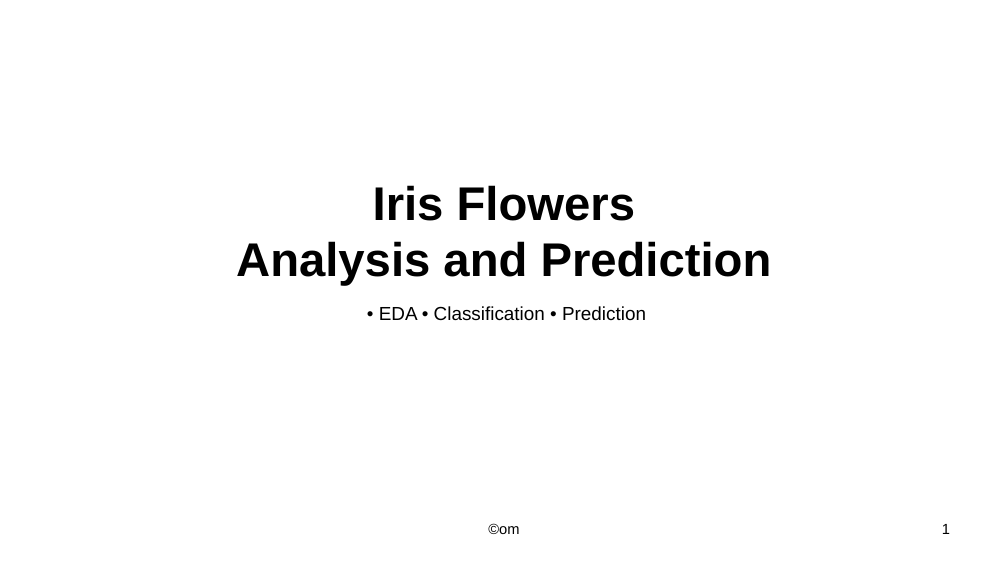
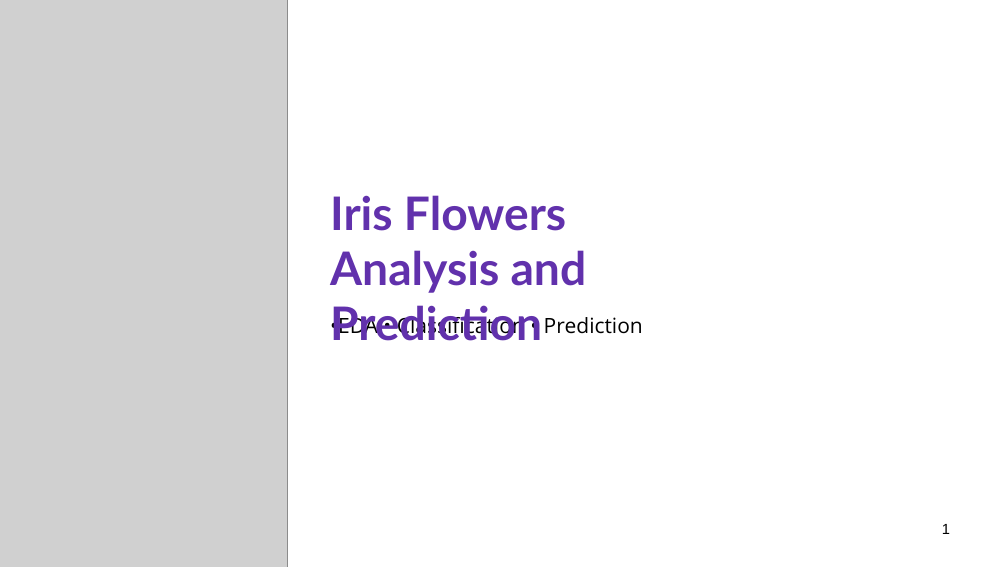
Before and after one commit to iData1011/data-analysis-projects, a slide deck: slide 1 of EDA-iris/slide/slide-iris.pptx. Drawn at 1008x567 pixels with LibreOffice and Linux fonts; fonts in the diff are those of the drawing; grey boxes stand for pictures. Boxes give left, top, right and bottom in pixels: in the first picture for what was removed or moved away, otherwise in the second. Text is boxed around its words. In the diff, an @@ line names an element or a change of style, - is before the commit and + after.

```diff
--- a/EDA-iris/slide/slide-iris.pptx
+++ b/EDA-iris/slide/slide-iris.pptx
@@ picture added at (x1=0, y1=0, x2=288, y2=567) @@
@@ text "Iris Flowers Analysis and Prediction" moved from (x1=236, y1=185, x2=772, y2=286) to (x1=330, y1=195, x2=587, y2=341) @@
@@ text "Iris Flowers Analysis and Prediction" at (x1=330, y1=195, x2=587, y2=341): size 45 to 44 pt, font Arial to Lato, text colour #000000 to #6131AC; alignment centre to left; vertical alignment bottom to top @@
@@ subtitle at (x1=330, y1=313, x2=643, y2=340): text changed; size 18 to 20 pt; font Arial to Open Sans @@
-• EDA • Classification • Prediction
+•EDA • Classification • Prediction
@@ text removed at (x1=488, y1=523, x2=519, y2=534) @@
-©om
```
Also in this commit, not shown: 7 other slides changed, 1 slide added, 3 slides removed, 9 other files.
